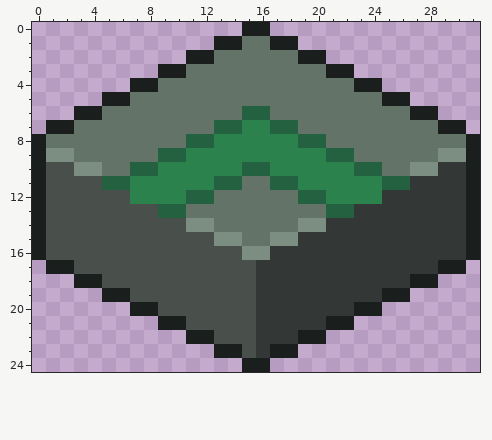
Two versions of one pixel-art sprite, trunk/images/tiles/circuit6.png. The picture above is the old version.
The file is 32x25 pixels.
And afterwards:
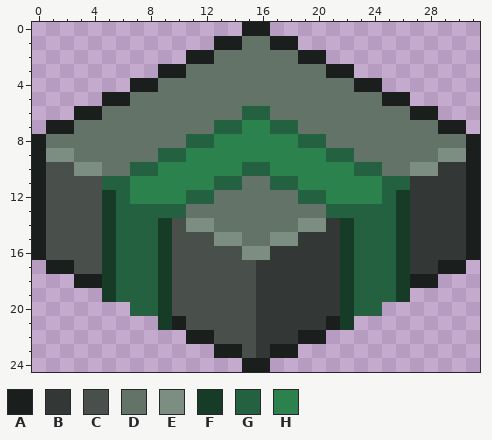
Palette (. is transparent): A #1a1e1d  B #333836  C #49504c  D #647368  E #7c8d82  F #163c27  G #246140  H #2b824c
From the commit log: made the circuits so they go down on the sides
Changes in this commit:
@@ x 0..31 @@
 11 ACCCCGGHHHHHHGGDDGGHHHHHHGGBBBBA
-12 ACCCCCCHHHHGGDDDDDDGGHHHHBBBBBBA
-13 ACCCCCCCCGGDDDDDDDDDDGGBBBBBBBBA
-14 ACCCCCCCCCCEEDDDDDDEEBBBBBBBBBBA
-15 ACCCCCCCCCCCCEEDDEEBBBBBBBBBBBBA
-16 ACCCCCCCCCCCCCCEEBBBBBBBBBBBBBBA
-17 .AACCCCCCCCCCCCCBBBBBBBBBBBBBAA.
-18 ...AACCCCCCCCCCCBBBBBBBBBBBAA...
-19 .....AACCCCCCCCCBBBBBBBBBAA.....
-20 .......AACCCCCCCBBBBBBBAA.......
-21 .........AACCCCCBBBBBAA.........
+12 ACCCCFGHHHHGGDDDDDDGGHHHHGFBBBBA
+13 ACCCCFGGGGGDDDDDDDDDDGGGGGFBBBBA
+14 ACCCCFGGGFCEEDDDDDDEEBFGGGFBBBBA
+15 ACCCCFGGGFCCCEEDDEEBBBFGGGFBBBBA
+16 ACCCCFGGGFCCCCCEEBBBBBFGGGFBBBBA
+17 .AACCFGGGFCCCCCCBBBBBBFGGGFBBAA.
+18 ...AAFGGGFCCCCCCBBBBBBFGGGFAA...
+19 .....FGGGFCCCCCCBBBBBBFGGGF.....
+20 .......GGFCCCCCCBBBBBBFGG.......
+21 .........FACCCCCBBBBBAF.........
 22 ...........AACCCBBBAA...........
Boxes around the changes in both pictures, in picture pixels (x1, y1, x2, y2):
changed: (102, 190, 172, 330)
changed: (340, 190, 410, 330)
